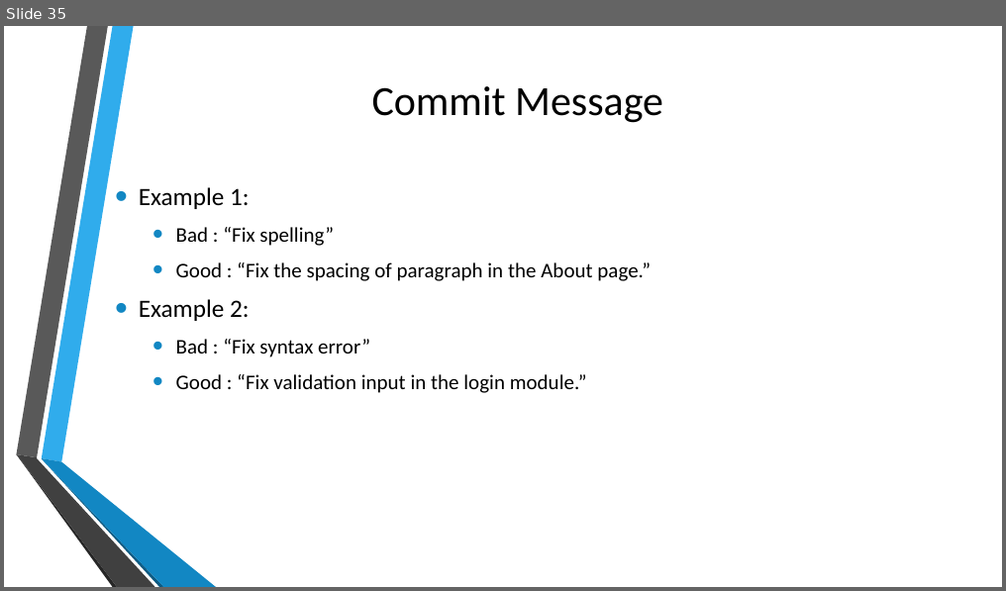
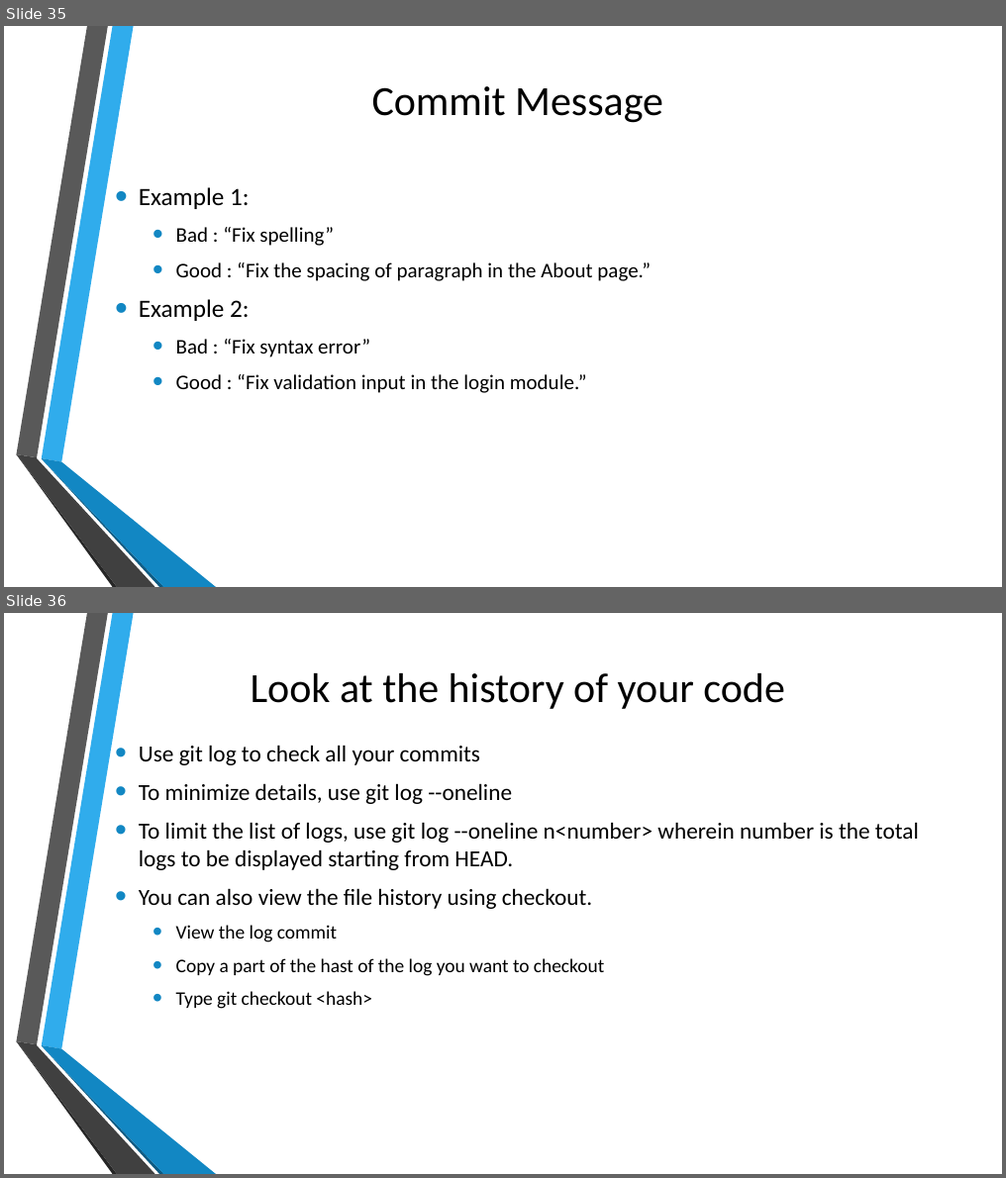
Before and after one commit to errol20/GitPPT, a slide deck: Version Control using Git.pptx. Shown one above the other, each under a label of ours: slide 35 before the commit, slides 35 and 36 after it. The pictures are 1006x591 and 1006x1178 pixels, drawn with LibreOffice and Linux fonts; fonts in the diff are those of the drawing; background and template pictures are left out. Boxes give left, top, right and bottom in pixels: in the first picture for what was removed or moved away, otherwise in the second. Text is boxed around its words. In the diff, an @@ line names an element or a change of style, - is before the commit and + after.

```diff
--- a/Version Control using Git.pptx
+++ b/Version Control using Git.pptx
@@ slide 36 added at (x1=4, y1=613, x2=1002, y2=1174), background picture (left out); not listed: 6 template elements that a slide beside it also shows @@
@@ title added at (x1=251, y1=673, x2=784, y2=709), 40 pt, text #000000 @@
+Look at the history of your code
@@ text added at (x1=139, y1=745, x2=919, y2=1009), 22.2 pt, text #000000 @@
+• Use git log to check all your commits
+• To minimize details, use git log --oneline
+• To limit the list of logs, use git log --oneline n<number> wherein number is the total logs to be displayed starting from HEAD.
+• You can also view the file history using checkout.
+  • View the log commit
+  • Copy a part of the hast of the log you want to checkout
+  • Type git checkout <hash>
```
Also in this commit, not shown: 7 other slides added.
